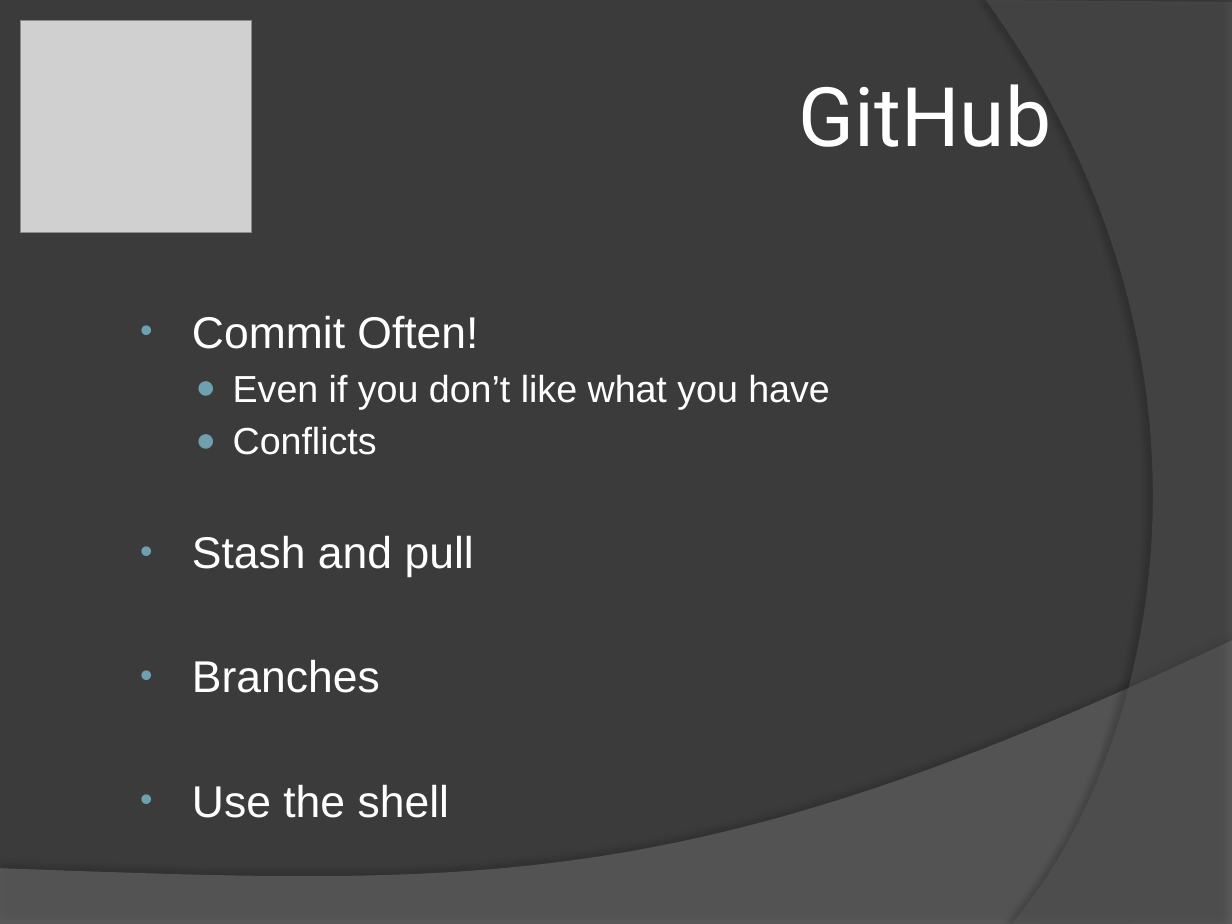
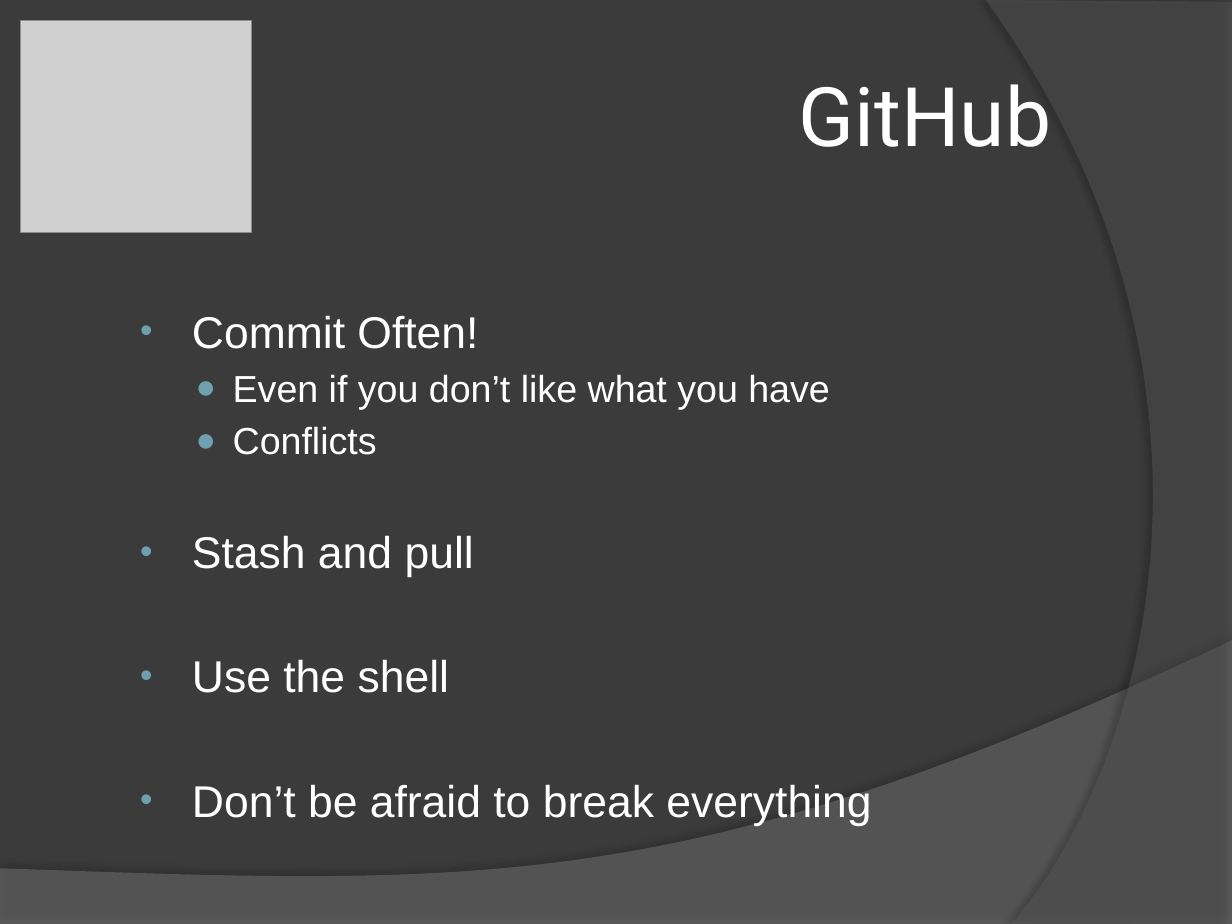
Before and after one commit to csComicRocket/ComicRocketProject, a slide deck: slide 28 of Documentation/RocketBooster-CapstonePresentation.pptx. Drawn at 1232x924 pixels with LibreOffice and Linux fonts; fonts in the diff are those of the drawing; grey boxes stand for pictures. Boxes give left, top, right and bottom in pixels: in the first picture for what was removed or moved away, otherwise in the second. Text is boxed around its words. In the diff, an @@ line names an element or a change of style, - is before the commit and + after.

```diff
--- a/Documentation/RocketBooster-CapstonePresentation.pptx
+++ b/Documentation/RocketBooster-CapstonePresentation.pptx
@@ text at (192,659,380,693): paragraph removed @@
-• Branches
@@ text at (192,784,871,826): paragraph added @@
+• Don’t be afraid to break everything
```
Also in this commit, not shown: 13 other slides changed.
